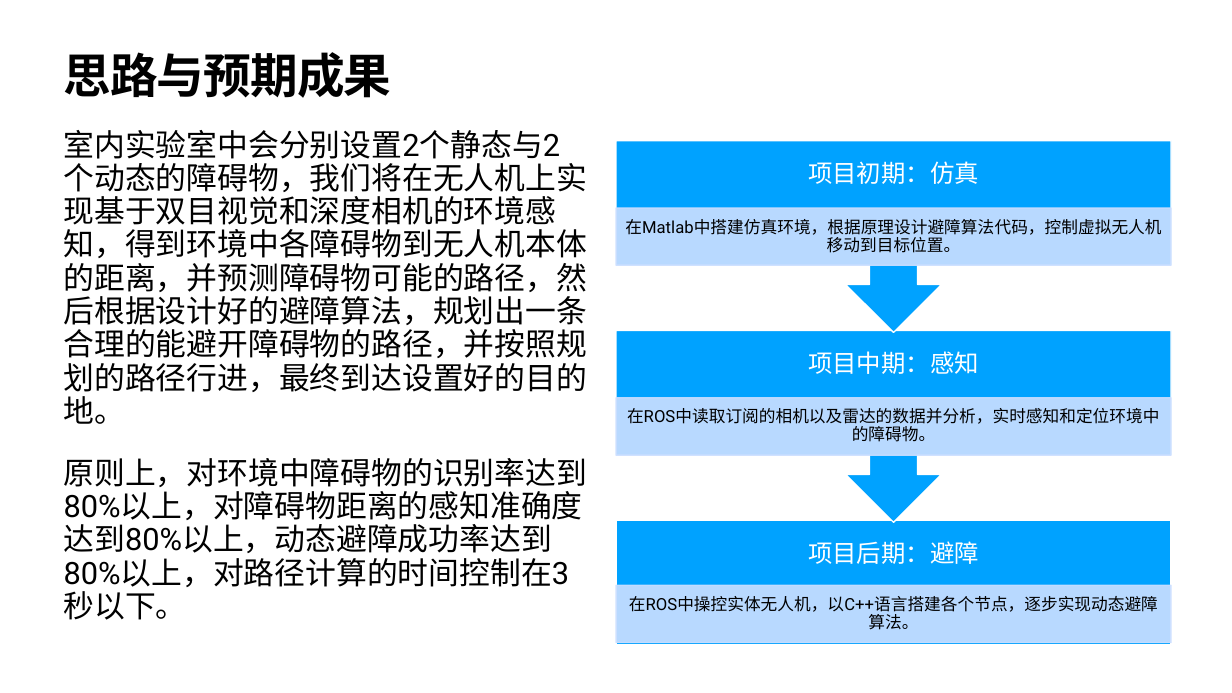
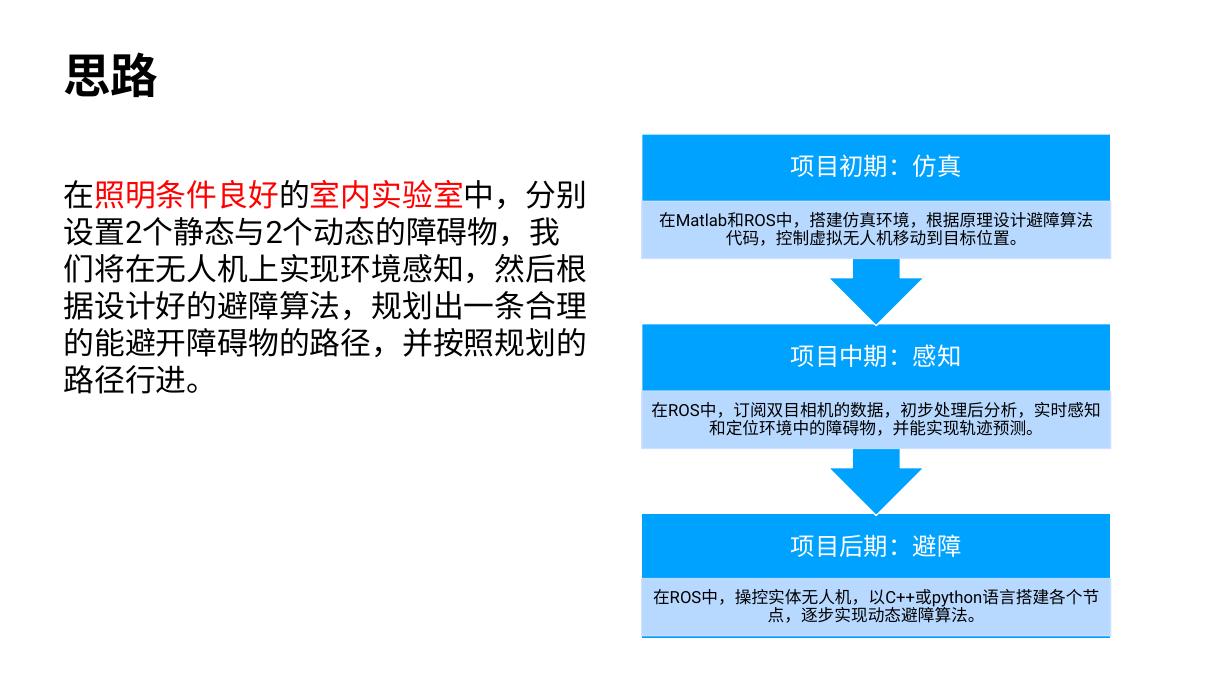
Before and after one commit to HuaYuXiao/AStar-Planner, a slide deck: slide 7 of 报告论文/开题报告/开题报告-华羽霄.pptx (slide 6 before the commit). Drawn at 1232x693 pixels with LibreOffice and Linux fonts; fonts in the diff are those of the drawing; background and template pictures are left out. Boxes give left, top, right and bottom in pixels: in the first picture for what was removed or moved away, otherwise in the second. Text is boxed around its words. In the diff, an @@ line names an element or a change of style, - is before the commit and + after.

```diff
--- a/报告论文/开题报告/开题报告-华羽霄.pptx
+++ b/报告论文/开题报告/开题报告-华羽霄.pptx
@@ title at (x1=64, y1=52, x2=158, y2=97): text changed @@
-思路与预期成果
+思路
@@ text "项目初期：仿真" moved from (x1=808, y1=161, x2=979, y2=184) to (x1=791, y1=154, x2=962, y2=177) @@
@@ up arrow callout resized from (x1=616, y1=141, x2=1171, y2=333) to (x1=642, y1=134, x2=1111, y2=326) @@
@@ text at (x1=64, y1=180, x2=588, y2=394): text changed @@
-室内实验室中会分别设置2个静态与2个动态的障碍物，我们将在无人机上实现基于双目视觉和深度相机的环境感知，得到环境中各障碍物到无人机本体的距离，并预测障碍物可能的路径，然后根据设计好的避障算法，规划出一条合理的能避开障碍物的路径，并按照规划的路径行进，最终到达设置好的目的地。
-原则上，对环境中障碍物的识别率达到80%以上，对障碍物距离的感知准确度达到80%以上，动态避障成功率达到80%以上，对路径计算的时间控制在3秒以下。
+在照明条件良好的室内实验室中，分别设置2个静态与2个动态的障碍物，我们将在无人机上实现环境感知，然后根据设计好的避障算法，规划出一条合理的能避开障碍物的路径，并按照规划的路径行进。
@@ rectangle resized from (x1=616, y1=208, x2=1171, y2=265) to (x1=642, y1=201, x2=1111, y2=259) @@
@@ text at (x1=659, y1=212, x2=1093, y2=246): text changed @@
-在Matlab中搭建仿真环境，根据原理设计避障算法代码，控制虚拟无人机移动到目标位置。
+在Matlab和ROS中，搭建仿真环境，根据原理设计避障算法代码，控制虚拟无人机移动到目标位置。
@@ text "项目中期：感知" moved from (x1=808, y1=351, x2=979, y2=374) to (x1=791, y1=344, x2=962, y2=367) @@
@@ up arrow callout resized from (x1=616, y1=331, x2=1171, y2=522) to (x1=642, y1=324, x2=1111, y2=516) @@
@@ rectangle resized from (x1=616, y1=398, x2=1171, y2=455) to (x1=642, y1=391, x2=1111, y2=449) @@
@@ text at (x1=651, y1=402, x2=1100, y2=436): text changed @@
-在ROS中读取订阅的相机以及雷达的数据并分析，实时感知和定位环境中的障碍物。
+在ROS中，订阅双目相机的数据，初步处理后分析，实时感知和定位环境中的障碍物，并能实现轨迹预测。
@@ text "项目后期：避障" moved from (x1=808, y1=541, x2=979, y2=564) to (x1=791, y1=534, x2=962, y2=557) @@
@@ rectangle resized from (x1=616, y1=521, x2=1171, y2=645) to (x1=642, y1=514, x2=1111, y2=638) @@
@@ rectangle resized from (x1=616, y1=585, x2=1171, y2=643) to (x1=642, y1=578, x2=1111, y2=636) @@
@@ text at (x1=653, y1=589, x2=1099, y2=623): text changed @@
-在ROS中操控实体无人机，以C++语言搭建各个节点，逐步实现动态避障算法。
+在ROS中，操控实体无人机，以C++或python语言搭建各个节点，逐步实现动态避障算法。
```
Also in this commit, not shown: 8 other slides changed, 2 slides added, 2 other files.
